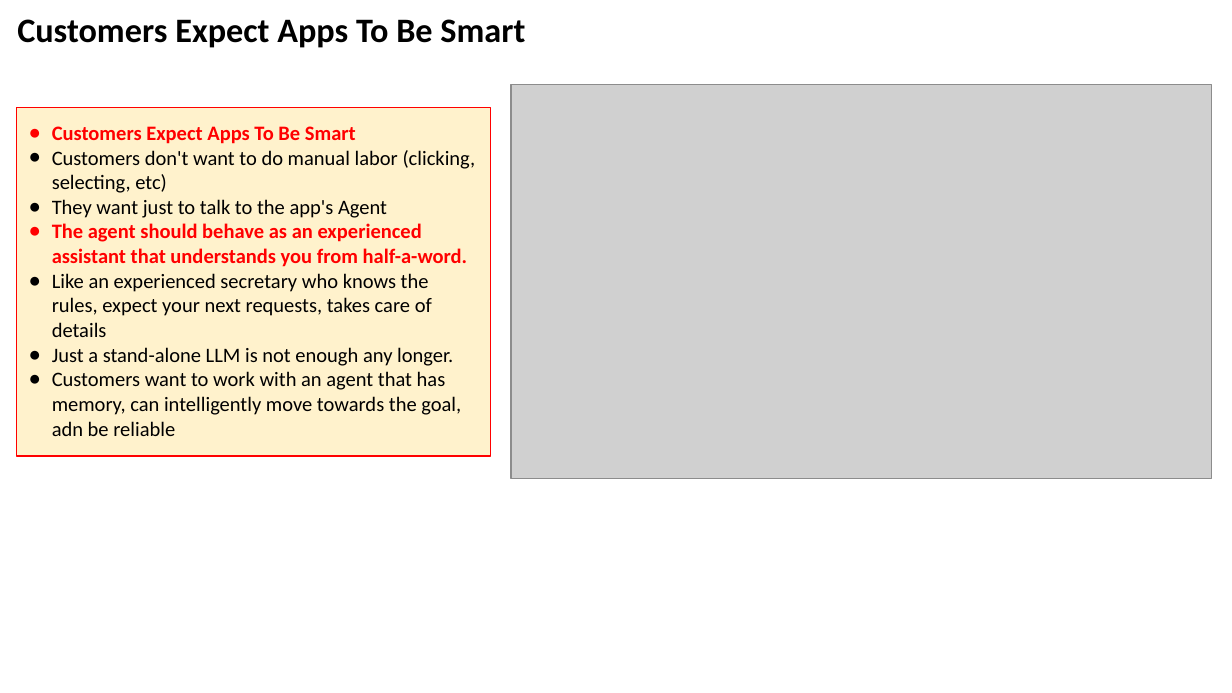
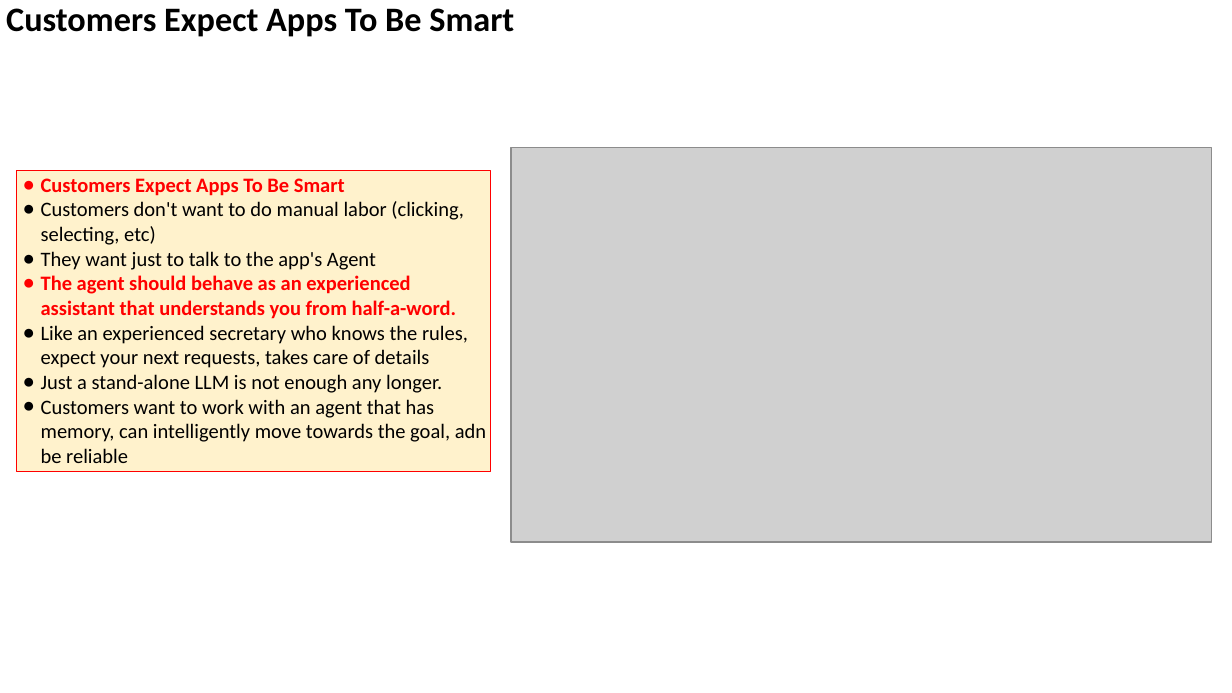
Before and after one commit to lselector/seminar, a slide deck: slide 8 of 2026/2026-09-18-AI-News.pptx (slide 7 before the commit). Drawn at 1232x693 pixels with LibreOffice and Linux fonts; fonts in the diff are those of the drawing; grey boxes stand for pictures. Boxes give left, top, right and bottom in pixels: in the first picture for what was removed or moved away, otherwise in the second. Text is boxed around its words. In the diff, an @@ line names an element or a change of style, - is before the commit and + after.

```diff
--- a/2026/2026-09-18-AI-News.pptx
+++ b/2026/2026-09-18-AI-News.pptx
@@ text "Customers Expect Apps To Be ...": place and size @@
-text "Customers Expect Apps To Be ..." at (17,19,525,48)
+text "Customers Expect Apps To Be ..." at (6,8,514,37)
@@ picture: place and size @@
-picture at (511,85,1212,479)
+picture at (511,148,1212,542)
@@ rectangle "Customers Expect Apps To Be ...": place and size @@
-rectangle "Customers Expect Apps To Be ..." at (16,107,490,456)
+rectangle "Customers Expect Apps To Be ..." at (16,171,490,472)
@@ rectangle "Customers Expect Apps To Be ..." at (16,171,490,472): indent changed @@
```
Also in this commit, not shown: 19 other slides changed, 4 slides added, 4 slides removed.
